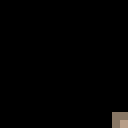
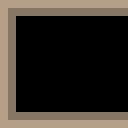
Two versions of the same layered image (128px x 128px). Layer-by-layer changes:
added layer "CeilingTipLeft" above "CeilingTipDown" over [0,0,128,128]
added layer "CeilingTipDown" above "CeilingTipRight" over [0,0,128,128]
added layer "CeilingTipRight" above "CeilingTipUp" over [0,0,128,128]
added layer "CeilingTipUp" above "CeilingDouble2" over [0,0,128,128]
added layer "CeilingDouble2" above "CeilingDouble1" over [0,0,128,128]
hid "CeilingCorner8" over [0,0,128,128]
hid "CeilingCorner7" over [0,0,128,128]
hid "CeilingCorner6" over [0,0,128,128]
hid "CeilingCorner5" over [0,0,128,128]
